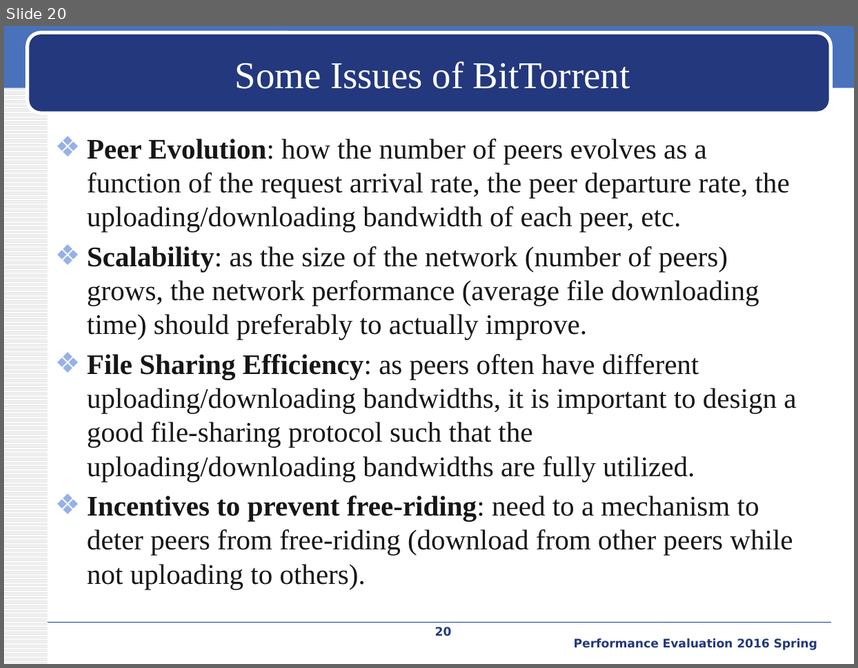
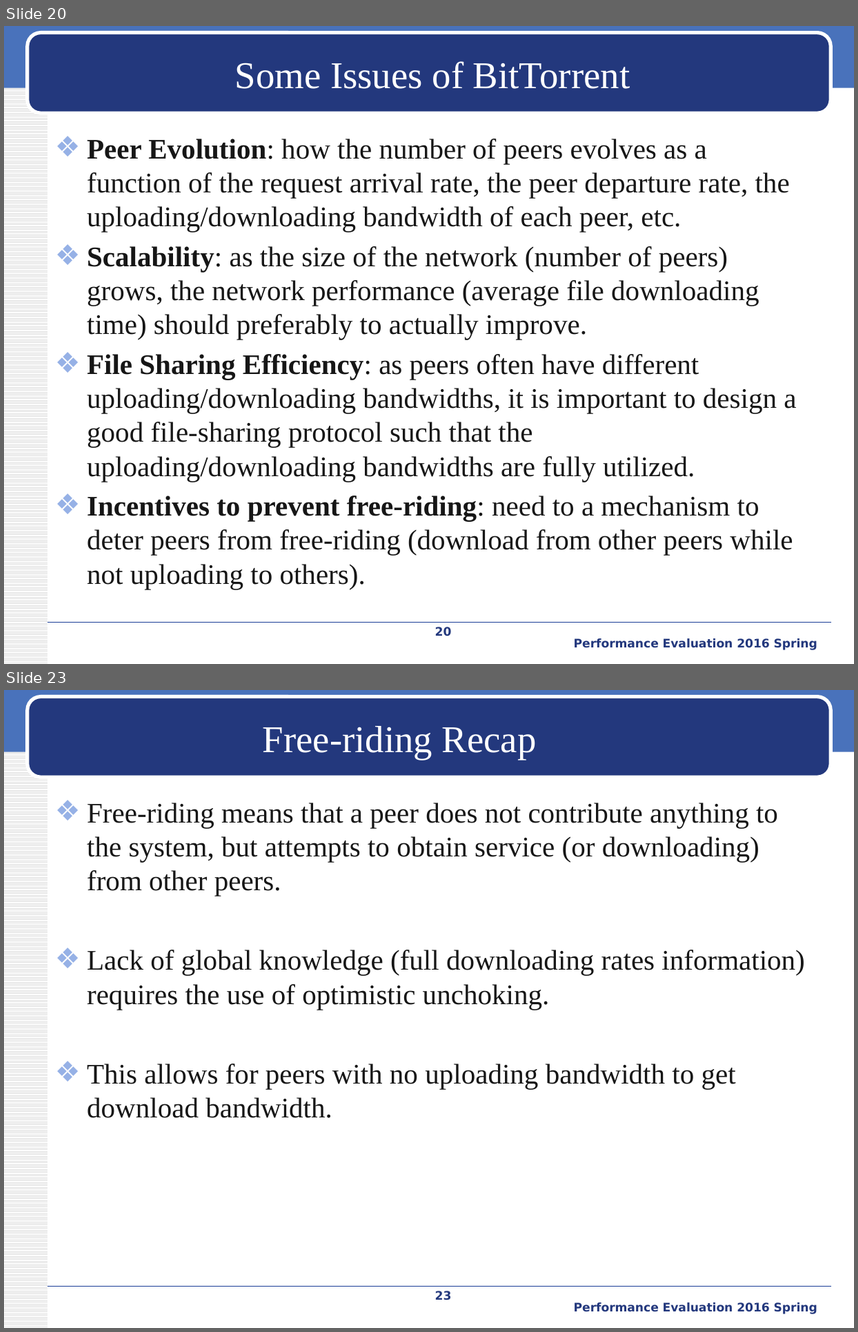
Before and after one commit to iamyuanchung/PE_104_2, a slide deck: final/BT-like-peer2peer.pptx. Shown one above the other, each under a label of ours: slide 20 before the commit, slides 20 and 23 after it; the slides between them are not shown. The pictures are 858x668 and 858x1332 pixels, drawn with LibreOffice and Linux fonts; fonts in the diff are those of the drawing; background and template pictures are left out. Boxes give left, top, right and bottom in pixels: in the first picture for what was removed or moved away, otherwise in the second. Text is boxed around its words. In the diff, an @@ line names an element or a change of style, - is before the commit and + after.

```diff
--- a/final/BT-like-peer2peer.pptx
+++ b/final/BT-like-peer2peer.pptx
@@ slide 23 added at [4, 690, 854, 1328], background #FFFFFF; not listed: 4 template elements that a slide beside it also shows @@
@@ title added at [263, 726, 537, 760], 32 pt, text #FFFFFF @@
+Free-riding Recap
@@ text added at [87, 802, 804, 1118], 24 pt, text #161616 @@
+❖ Free-riding means that a peer does not contribute anything to the system, but attempts to obtain service (or downloading) from other peers.
+❖ Lack of global knowledge (full downloading rates information) requires the use of optimistic unchoking.
+❖ This allows for peers with no uploading bandwidth to get download bandwidth.
@@ page number added at [435, 1290, 452, 1300], 10 pt, text #23387D, bold @@
+23
@@ text added at [574, 1302, 818, 1314], 10 pt, text #23387D, bold @@
+Performance Evaluation 2016 Spring
```
Also in this commit, not shown: 4 slides changed, 17 other slides added.
